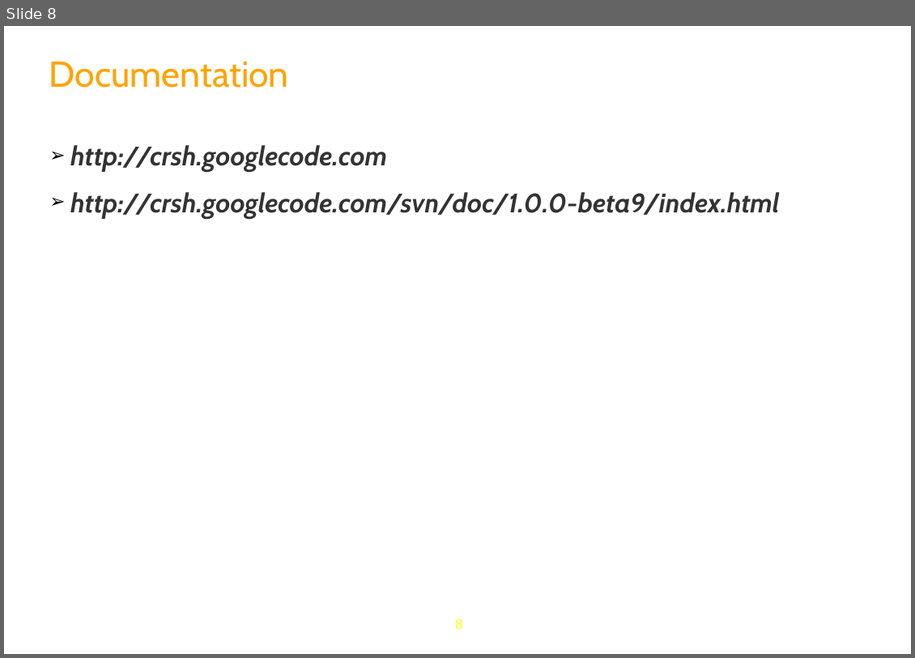
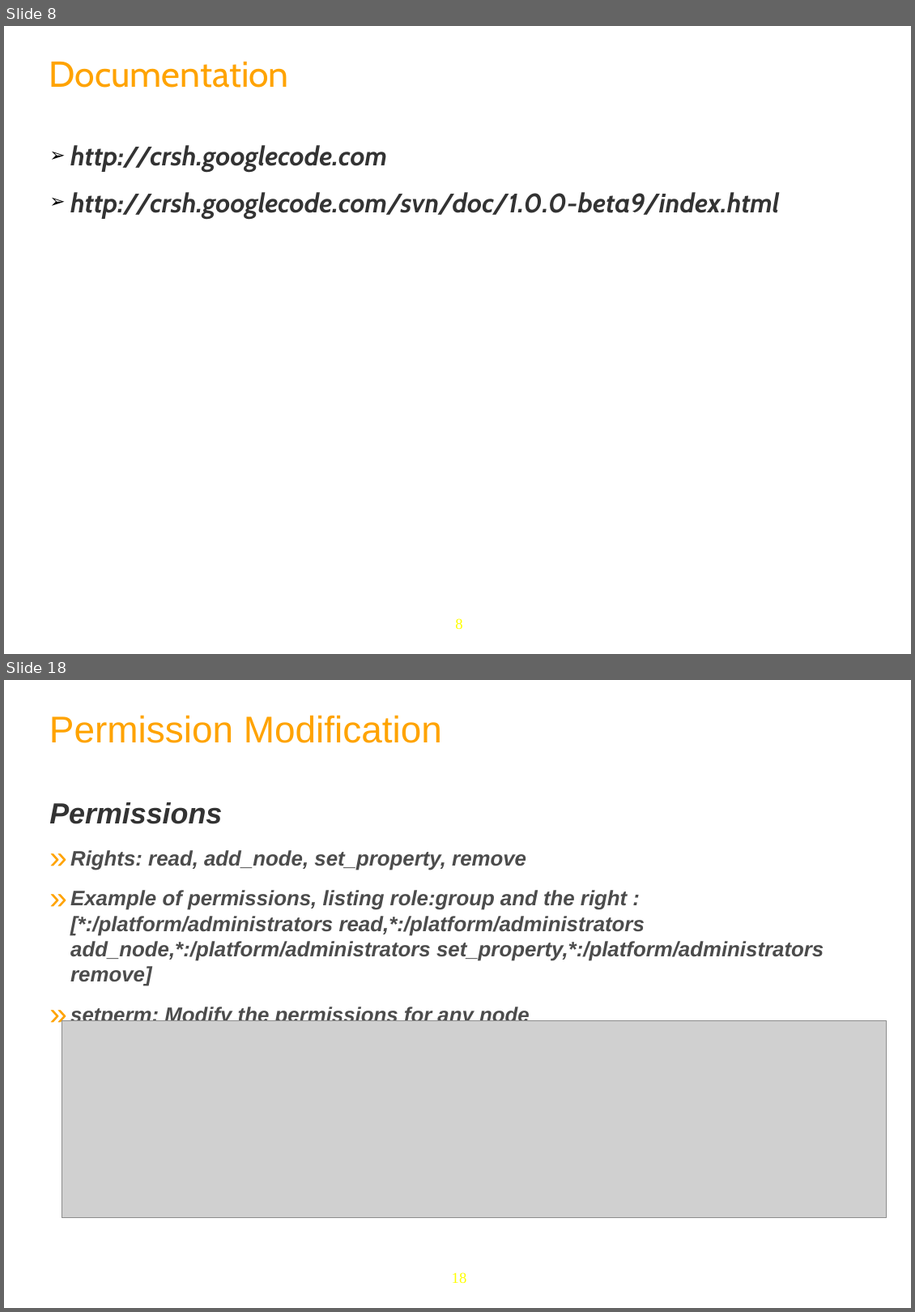
Before and after one commit to anhvurz90/training, a slide deck: exo-developer/420-crash/slides/420-CRaSH-XDev-en.pptx. Shown one above the other, each under a label of ours: slide 8 before the commit, slides 8 and 18 after it; the slides between them are not shown. The pictures are 915x658 and 915x1312 pixels, drawn with LibreOffice and Linux fonts; fonts in the diff are those of the drawing; grey boxes stand for pictures; background and template pictures are left out. Boxes give left, top, right and bottom in pixels: in the first picture for what was removed or moved away, otherwise in the second. Text is boxed around its words. In the diff, an @@ line names an element or a change of style, - is before the commit and + after.

```diff
--- a/exo-developer/420-crash/slides/420-CRaSH-XDev-en.pptx
+++ b/exo-developer/420-crash/slides/420-CRaSH-XDev-en.pptx
@@ slide 18 added at (x1=4, y1=680, x2=911, y2=1308), background #FFFFFF; not listed: 1 template element that a slide beside it also shows @@
@@ text added at (x1=49, y1=715, x2=442, y2=743), 32 pt, text #FFA300 @@
+Permission Modification
@@ text added at (x1=49, y1=802, x2=824, y2=1021), 18 pt, text #4C4C4C, bold, italic @@
+Permissions
+» Rights: read, add_node, set_property, remove
+» Example of permissions, listing role:group and the right :
+  [*:/platform/administrators read,*:/platform/administrators add_node,*:/platform/administrators set_property,*:/platform/administrators remove]
+» setperm: Modify the permissions for any node
@@ picture added at (x1=62, y1=1020, x2=886, y2=1217) @@
```
Also in this commit, not shown: 9 slides changed, 9 other slides added, 8 other files.
